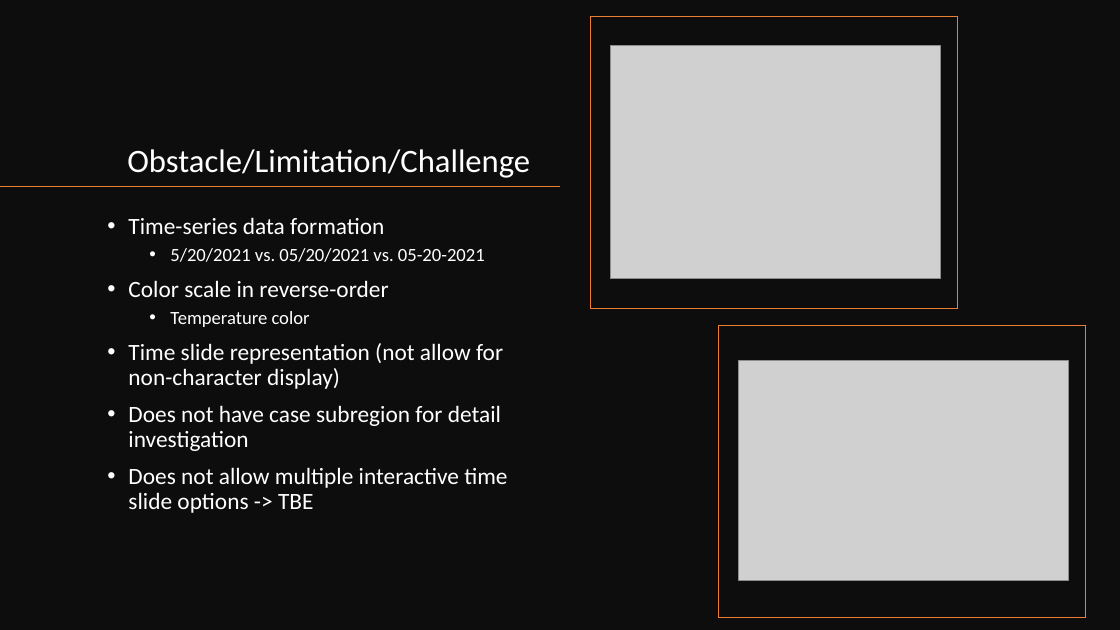
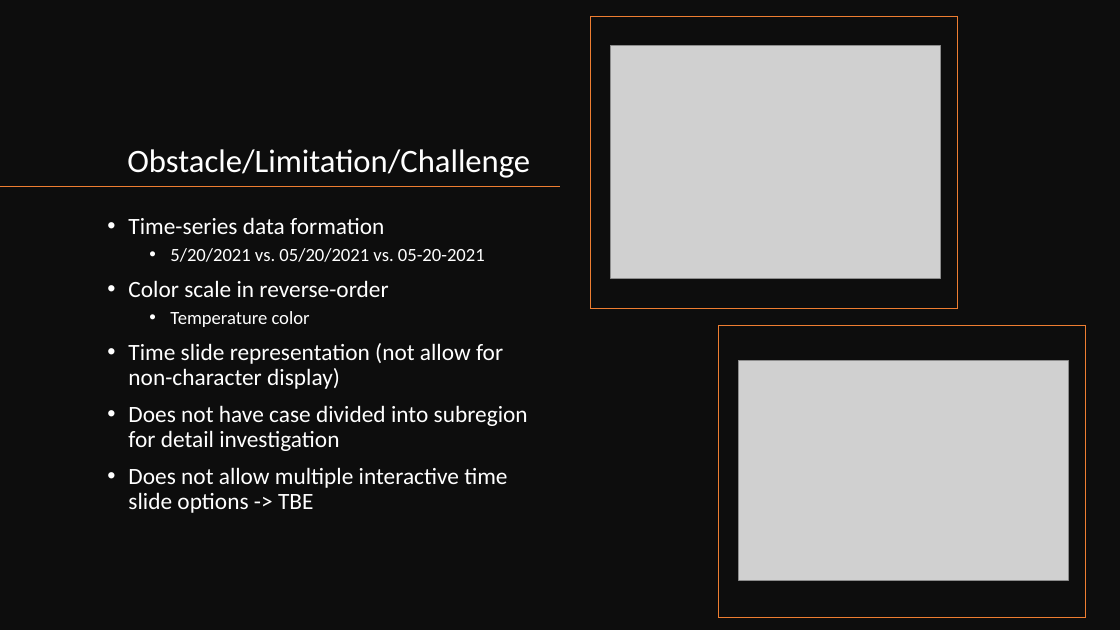
Before and after one commit to klee12/GEOG891_Fall_2021, a slide deck: slide 5 of Project/FinalPresentaton_Lee.pptx. Drawn at 1120x630 pixels with LibreOffice and Linux fonts; fonts in the diff are those of the drawing; grey boxes stand for pictures. Boxes give left, top, right and bottom in pixels: in the first picture for what was removed or moved away, otherwise in the second. Text is boxed around its words. In the diff, an @@ line names an element or a change of style, - is before the commit and + after.

```diff
--- a/Project/FinalPresentaton_Lee.pptx
+++ b/Project/FinalPresentaton_Lee.pptx
@@ text at [128,405,528,451]: text changed @@
-• Does not have case subregion for detail investigation
+• Does not have case divided into subregion for detail investigation
```
Also in this commit, not shown: 5 other slides changed, 1 slide added, 1 slide removed, 3 other files.
